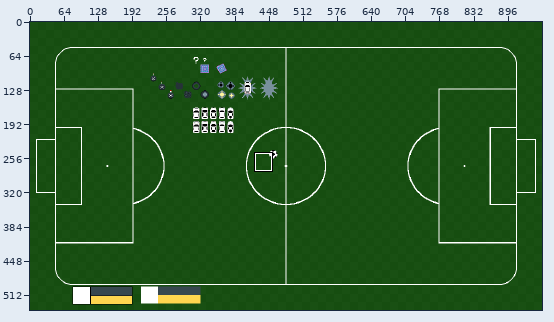
Edited in one commit: pixel-art file (Assets/Art/Mock.aseprite). The picture above shows the old version from afar; the outline marks the close-up.
Close-up. Old version:
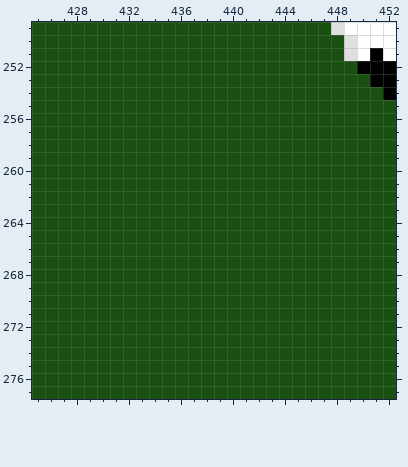
960x540 pixels, 1 frame. Shown: x 425..452, y 249..277.
Now the later version:
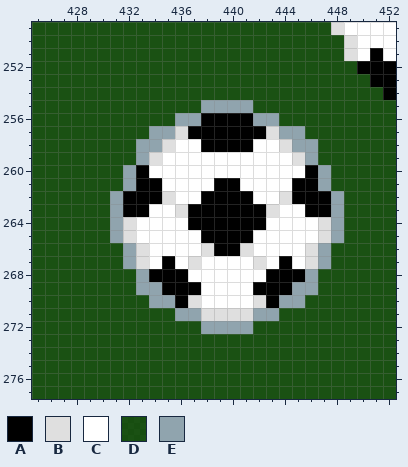
Palette (. is transparent): A #000000  B #dfdfdf  C #ffffff  D #0d5302c6  E #90a4ae
The exact change:
--- layer "Objects"
@@ x 425..452 @@
 254 DDDDDDDDDDDDDDDDDDDDDDDDDDDA
-255 DDDDDDDDDDDDDDDDDDDDDDDDDDDD
-256 DDDDDDDDDDDDDDDDDDDDDDDDDDDD
-257 DDDDDDDDDDDDDDDDDDDDDDDDDDDD
-258 DDDDDDDDDDDDDDDDDDDDDDDDDDDD
-259 DDDDDDDDDDDDDDDDDDDDDDDDDDDD
-260 DDDDDDDDDDDDDDDDDDDDDDDDDDDD
-261 DDDDDDDDDDDDDDDDDDDDDDDDDDDD
-262 DDDDDDDDDDDDDDDDDDDDDDDDDDDD
-263 DDDDDDDDDDDDDDDDDDDDDDDDDDDD
-264 DDDDDDDDDDDDDDDDDDDDDDDDDDDD
-265 DDDDDDDDDDDDDDDDDDDDDDDDDDDD
-266 DDDDDDDDDDDDDDDDDDDDDDDDDDDD
-267 DDDDDDDDDDDDDDDDDDDDDDDDDDDD
-268 DDDDDDDDDDDDDDDDDDDDDDDDDDDD
-269 DDDDDDDDDDDDDDDDDDDDDDDDDDDD
-270 DDDDDDDDDDDDDDDDDDDDDDDDDDDD
-271 DDDDDDDDDDDDDDDDDDDDDDDDDDDD
-272 DDDDDDDDDDDDDDDDDDDDDDDDDDDD
+255 DDDDDDDDDDDDDEEEEDDDDDDDDDDD
+256 DDDDDDDDDDDEEAAAAEEDDDDDDDDD
+257 DDDDDDDDDEEBAAAAAABEEDDDDDDD
+258 DDDDDDDDEEBCCAAAACCBEEDDDDDD
+259 DDDDDDDDEBCCCCCCCCCCBEDDDDDD
+260 DDDDDDDEACCCCCCCCCCCCAEDDDDD
+261 DDDDDDDEAACCCCAACCCCAAEDDDDD
+262 DDDDDDEAAABCCAAAACCBAAAEDDDD
+263 DDDDDDEAACCBAAAAAABCCAAEDDDD
+264 DDDDDDEBCCCCAAAAAACCCCBEDDDD
+265 DDDDDDEBCCCCCAAAACCCCCBEDDDD
+266 DDDDDDDEBCCCCBAABCCCCBEDDDDD
+267 DDDDDDDEBCACBCCCCBCACBEDDDDD
+268 DDDDDDDDEAAACCCCCCAAAEDDDDDD
+269 DDDDDDDDEEAAACCCCAAAEEDDDDDD
+270 DDDDDDDDDEEABCCCCBAEEDDDDDDD
+271 DDDDDDDDDDDEEBBBBEEDDDDDDDDD
+272 DDDDDDDDDDDDDEEEEDDDDDDDDDDD
 273 DDDDDDDDDDDDDDDDDDDDDDDDDDDD
